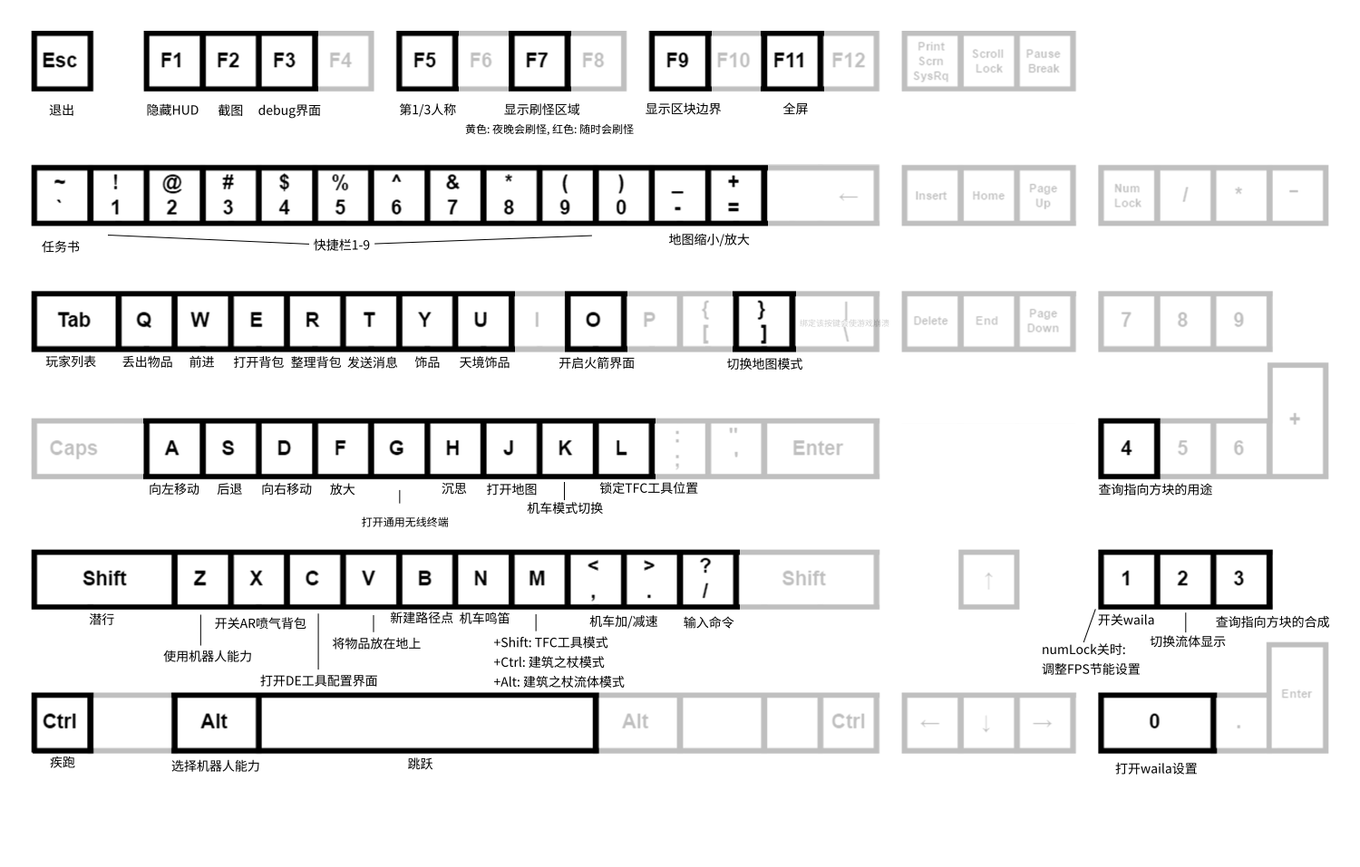
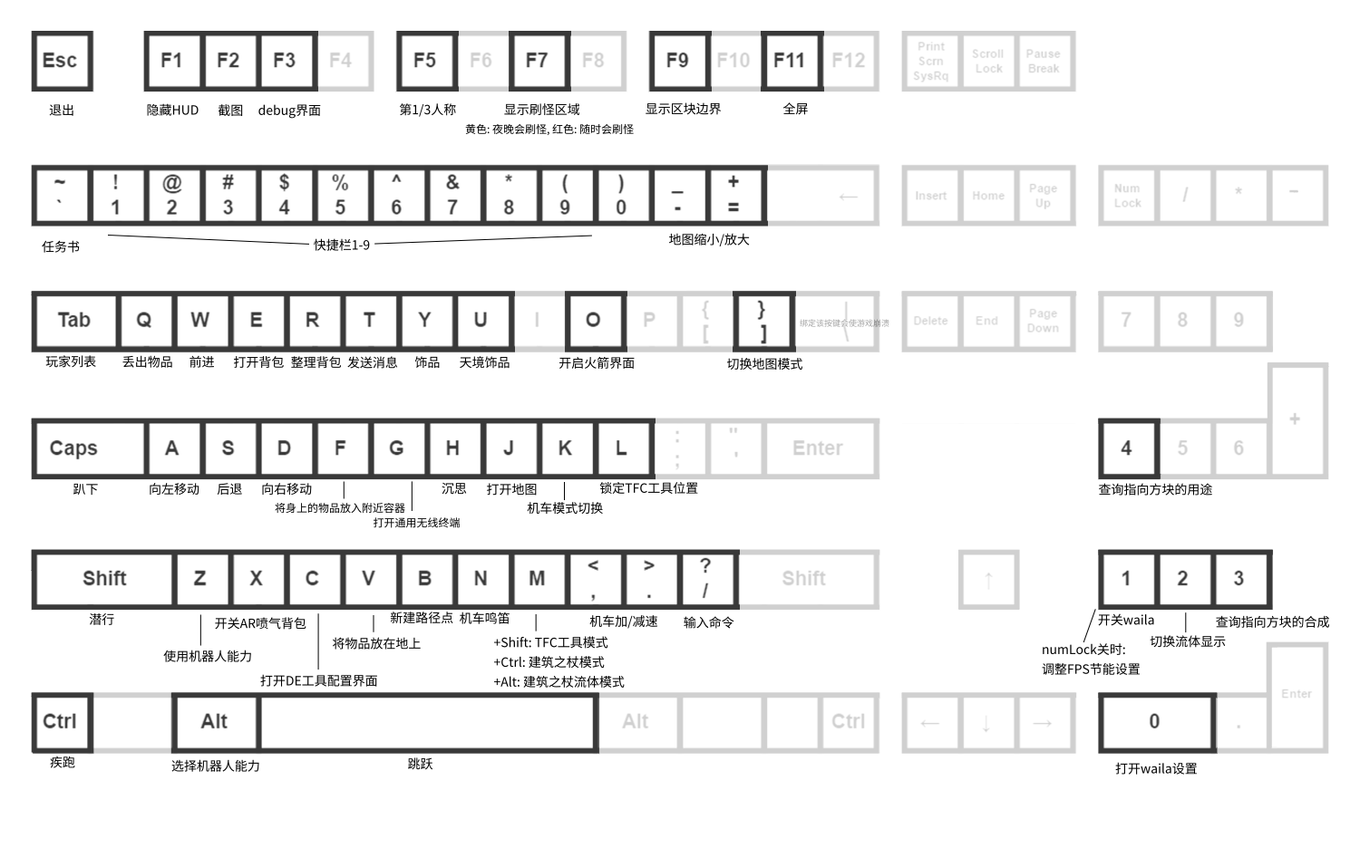
Layers edited between the first and the second (1360, 867) image:
pixels changed over (x1=30, y1=30, x2=1329, y2=756) (layer not identified)
